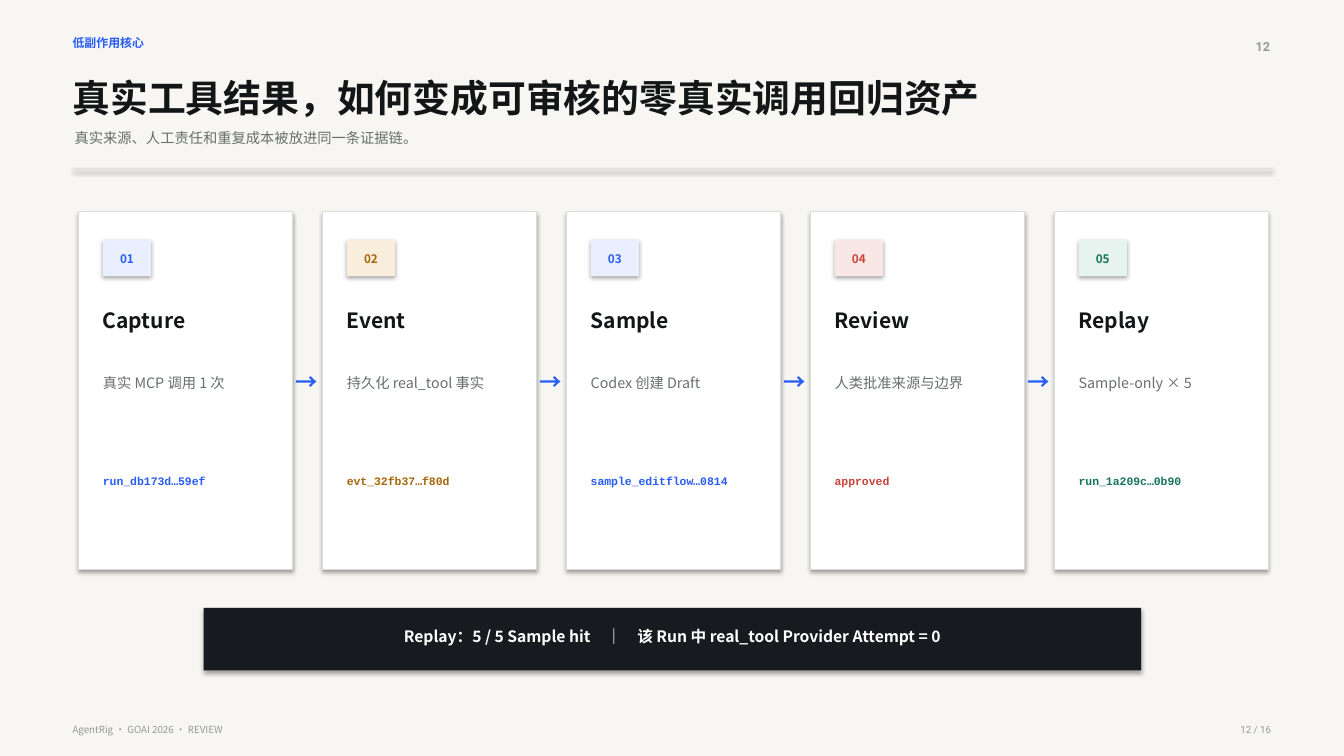
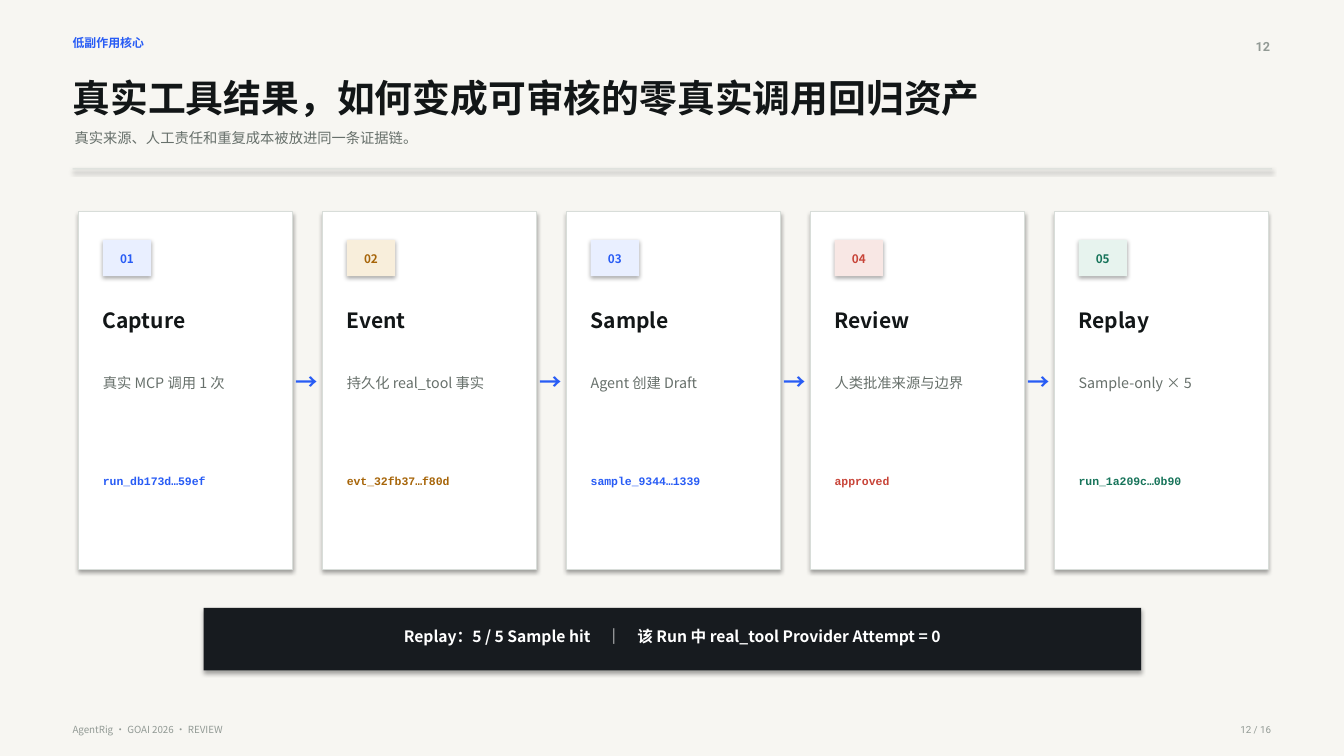
Before and after one commit to ChenCJ-io/agentrig, a slide deck: slide 12 of docs/competition/AgentRig-GOAI-2026-初赛方案.pptx. Drawn at 1344x756 pixels with LibreOffice and Linux fonts; fonts in the diff are those of the drawing. Boxes give left, top, right and bottom in pixels: in the first picture for what was removed or moved away, otherwise in the second. Text is boxed around its words. In the diff, an @@ line names an element or a change of style, - is before the commit and + after.

```diff
--- a/docs/competition/AgentRig-GOAI-2026-初赛方案.pptx
+++ b/docs/competition/AgentRig-GOAI-2026-初赛方案.pptx
@@ text at bbox=[591, 376, 697, 392]: text changed @@
-Codex 创建 Draft
+Agent 创建 Draft
@@ text at bbox=[591, 477, 701, 488]: text changed @@
-sample_editflow…0814
+sample_9344…1339
```
Also in this commit, not shown: 12 other slides changed, 13 other files.
